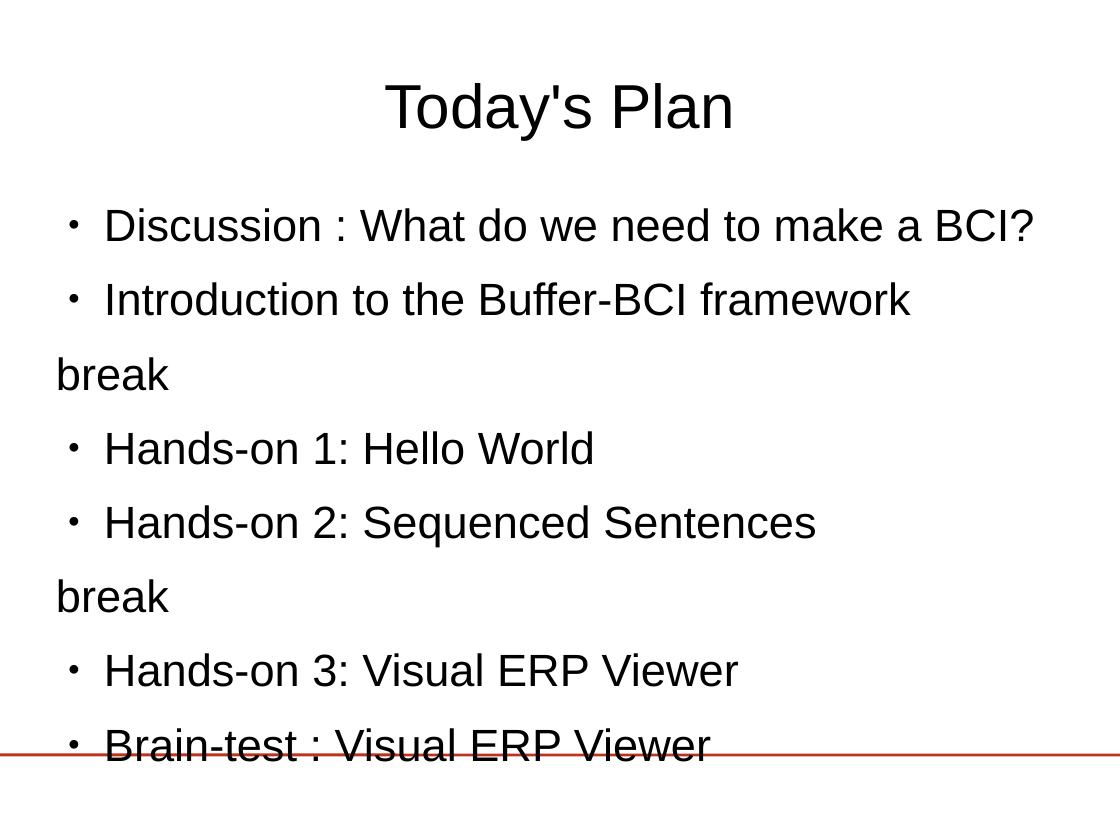
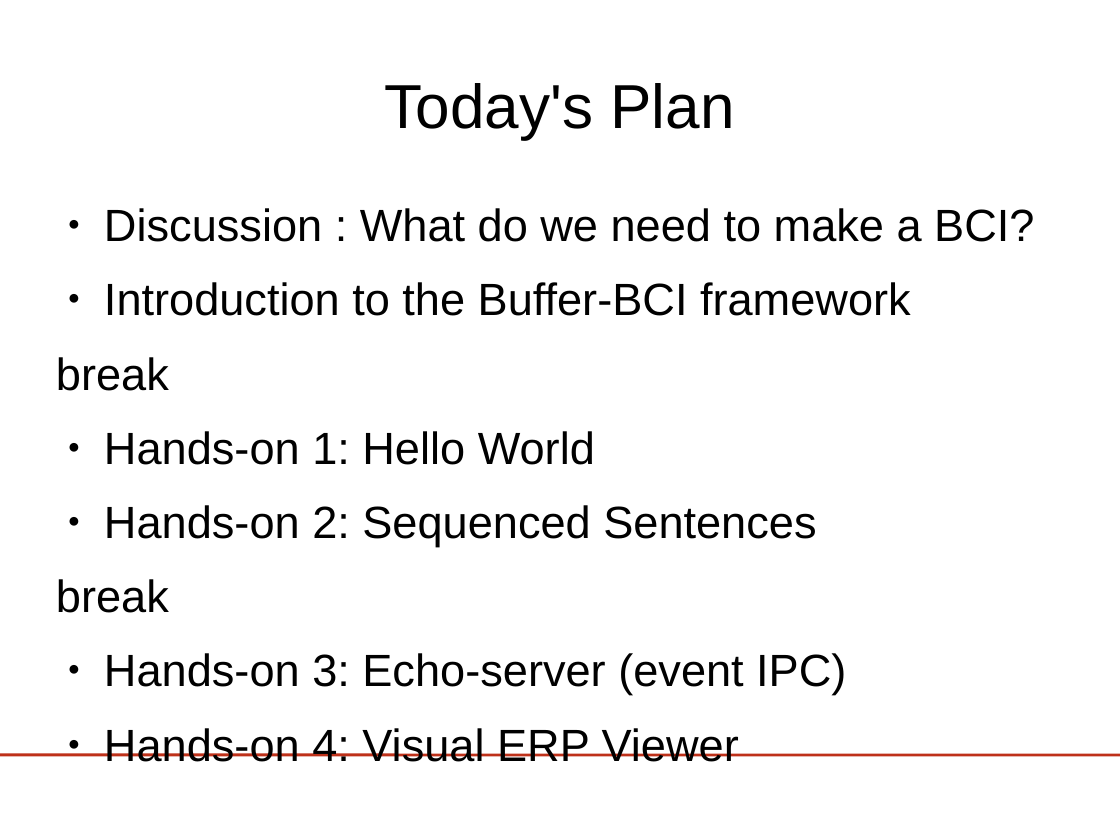
Before and after one commit to phpvdb/buffer_bci, a slide deck: slide 3 of tutorial/lect3-helloworld/HelloWorld_ERPViewer.odp. Drawn at 1120x840 pixels with LibreOffice and Linux fonts; fonts in the diff are those of the drawing; background and template pictures are left out. Boxes give left, top, right and bottom in pixels: in the first picture for what was removed or moved away, otherwise in the second. Text is boxed around its words. In the diff, an @@ line names an element or a change of style, - is before the commit and + after.

```diff
--- a/tutorial/lect3-helloworld/HelloWorld_ERPViewer.odp
+++ b/tutorial/lect3-helloworld/HelloWorld_ERPViewer.odp
@@ text at (104,653,846,762): text changed @@
-● Hands-on 3: Visual ERP Viewer
-● Brain-test : Visual ERP Viewer
+● Hands-on 3: Echo-server (event IPC)
+● Hands-on 4: Visual ERP Viewer
```
Also in this commit, not shown: 11 other slides changed, 12 slides added, 1 slide removed, 30 other files.
